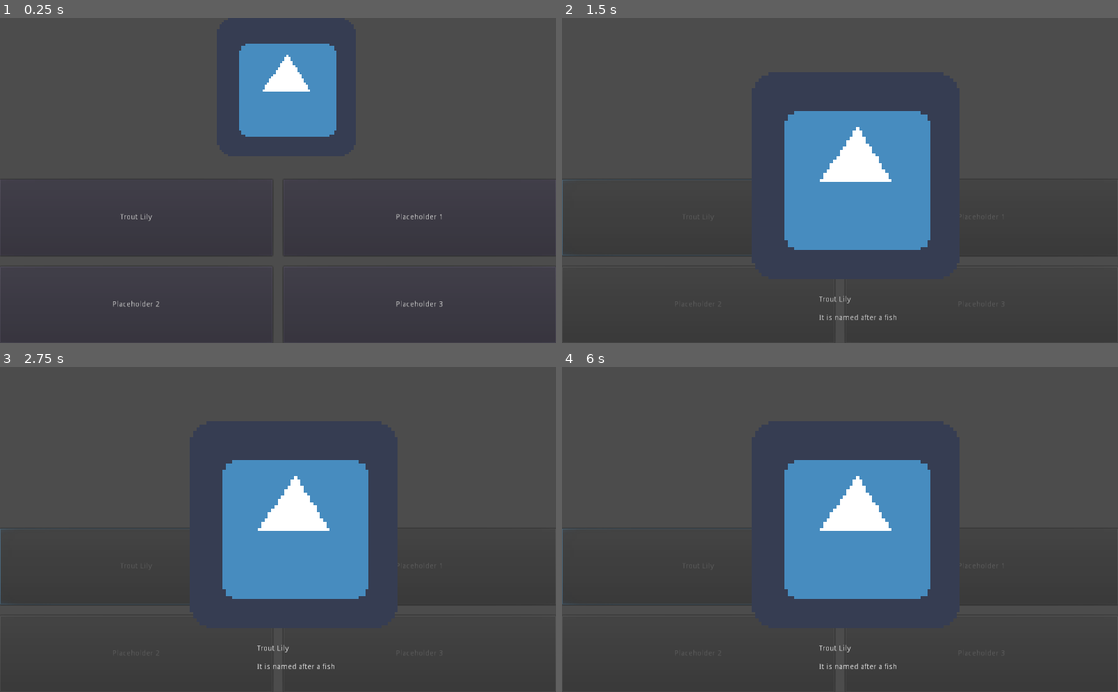
Above: before the commit, frames 1-4 (two rows, left to right).
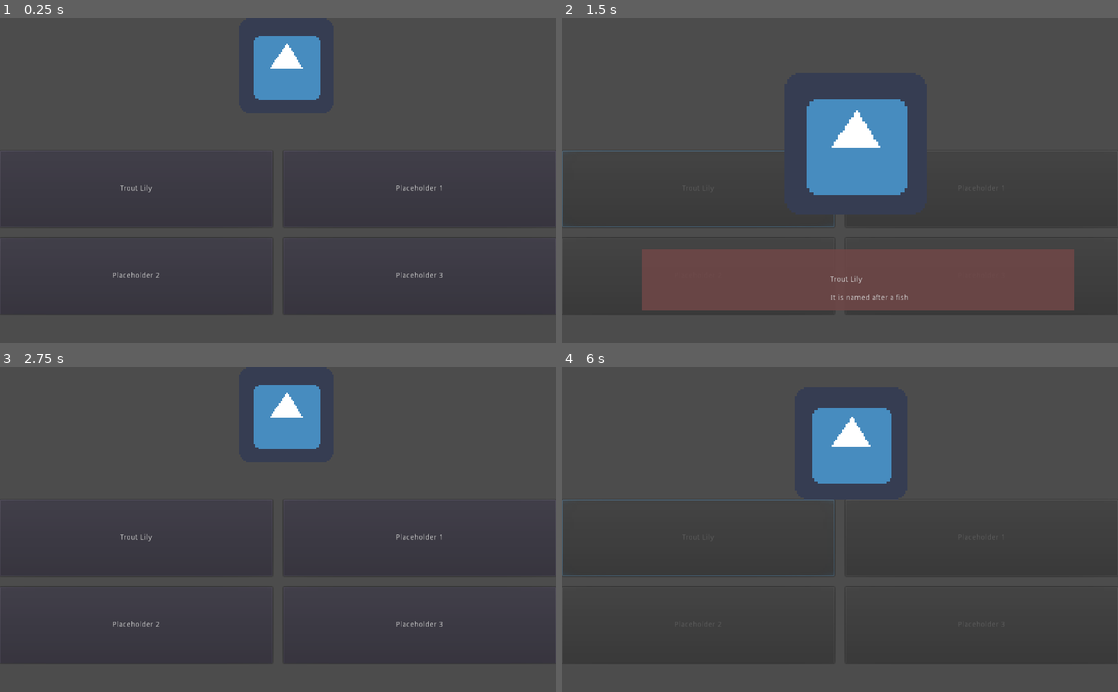
Above: after the commit, the same moments.

Repository: the-g-force/2021-April
Game: Godot game, scene res://src/GuessingGame.tscn
The game is run twice, just before and just after one commit, with the same random seed, the same clock (stepped at 60 frames per second) and the same inputs. This scene is started directly instead of the project's main scene. The engine's default icon, where the game draws it, is replaced by a stand-in: a white triangle on a blue panel in a dark square.
Inputs (mouse positions are in pixels of both pictures, inside the frame that each line leads up to):
- Up to frame 1 (0.25 s): no input
- Up to frame 2 (1.5 s): click "Trout Lily" at 0.5 s
- Up to frame 3 (2.75 s): click (278, 679) at 2 s, where only the run after the commit has a clickable "Next"
- Up to frame 4 (6 s): click (979, 539) at 2.75 s, where only the run after the commit has a clickable "Placeholder 1"; click (840, 679) at 3.5 s, where only the run after the commit has a clickable "Next"; click (701, 623) at 4.25 s, where only the run after the commit has a clickable "Placeholder 2"; click (979, 623) at 5 s, where only the run after the commit has a clickable "Placeholder 3"; click (701, 539) at 5.75 s, where only the run after the commit has a clickable "Trout Lily"

The runs differ from the first frame. In frame 1, 4.2% of the frame differs, in the area x 0-100%, y 5-96%; in frame 2, 23%, in the area x 0-93%, y 25-93%; in frame 3, 14%; in frame 4, 13%.

Commit message:
Add next button
Right now, it 'advances' to a new copy of the test scene.

Diff:
--- a/project/src/GuessingGame.gd
+++ b/project/src/GuessingGame.gd
@@ -57,8 +57,14 @@
 
 
 func _show_failure():
+	$NextButton.visible = true
 	for button in _button_grid.get_children():
 		if button.correct:
 			$SolutionHighlightingTimer.button = button
 			$SolutionHighlightingTimer.start()
 			return
+
+
+func _on_NextButton_pressed():
+	print("TODO: Figure out the next thing to go to, and go there")
+	get_tree().change_scene_to(load("res://src/GuessingGame.tscn"))
--- a/project/src/GuessingGame.tscn
+++ b/project/src/GuessingGame.tscn
@@ -55,6 +55,18 @@
 "update": 0,
 "values": [ Color( 1, 1, 1, 0 ), Color( 1, 1, 1, 1 ) ]
 }
+tracks/4/type = "value"
+tracks/4/path = NodePath("NextButton:visible")
+tracks/4/interp = 1
+tracks/4/loop_wrap = true
+tracks/4/imported = false
+tracks/4/enabled = true
+tracks/4/keys = {
+"times": PoolRealArray( 1 ),
+"transitions": PoolRealArray( 1 ),
+"update": 1,
+"values": [ true ]
+}
 
 [node name="GuessingGame" type="Control"]
 anchor_right = 1.0
@@ -67,7 +79,8 @@
 [node name="ButtonGrid" type="GridContainer" parent="."]
 anchor_right = 1.0
 anchor_bottom = 1.0
-margin_top = 298.0
+margin_top = 245.023
+margin_bottom = -52.9765
 custom_constants/vseparation = 20
 custom_constants/hseparation = 20
 columns = 2
@@ -103,7 +116,7 @@
 [node name="FlowerImage" type="TextureRect" parent="CanvasLayer"]
 anchor_left = 0.21875
 anchor_right = 0.811523
-anchor_bottom = 0.425
+anchor_bottom = 0.293333
 texture = ExtResource( 2 )
 expand = true
 stretch_mode = 6
@@ -111,13 +124,25 @@
 "_edit_use_anchors_": true
 }
 
-[node name="FactContainer" type="CenterContainer" parent="."]
+[node name="FactContainer" type="Control" parent="."]
 modulate = Color( 1, 1, 1, 0 )
-margin_left = 147.0
-margin_top = 481.0
-margin_right = 944.0
-margin_bottom = 594.0
+anchor_left = 0.144
+anchor_top = 0.711
+anchor_right = 0.922
+anchor_bottom = 0.899
+margin_left = -0.456009
+margin_top = -0.0472107
+margin_right = -0.128052
+margin_bottom = 0.152771
 mouse_filter = 2
+__meta__ = {
+"_edit_use_anchors_": true
+}
+
+[node name="FactBackground" type="ColorRect" parent="FactContainer"]
+anchor_right = 1.0
+anchor_bottom = 1.0
+color = Color( 0.435294, 0.27451, 0.27451, 1 )
 __meta__ = {
 "_edit_use_anchors_": false
 }
@@ -133,4 +158,13 @@
 wait_time = 0.25
 script = ExtResource( 3 )
 
+[node name="NextButton" type="Button" parent="."]
+visible = false
+margin_left = 466.755
+margin_top = 564.0
+margin_right = 556.755
+margin_bottom = 593.0
+text = "Next"
+
 [connection signal="timeout" from="SolutionHighlightingTimer" to="SolutionHighlightingTimer" method="_on_SolutionHighlightingTimer_timeout"]
+[connection signal="pressed" from="NextButton" to="." method="_on_NextButton_pressed"]
